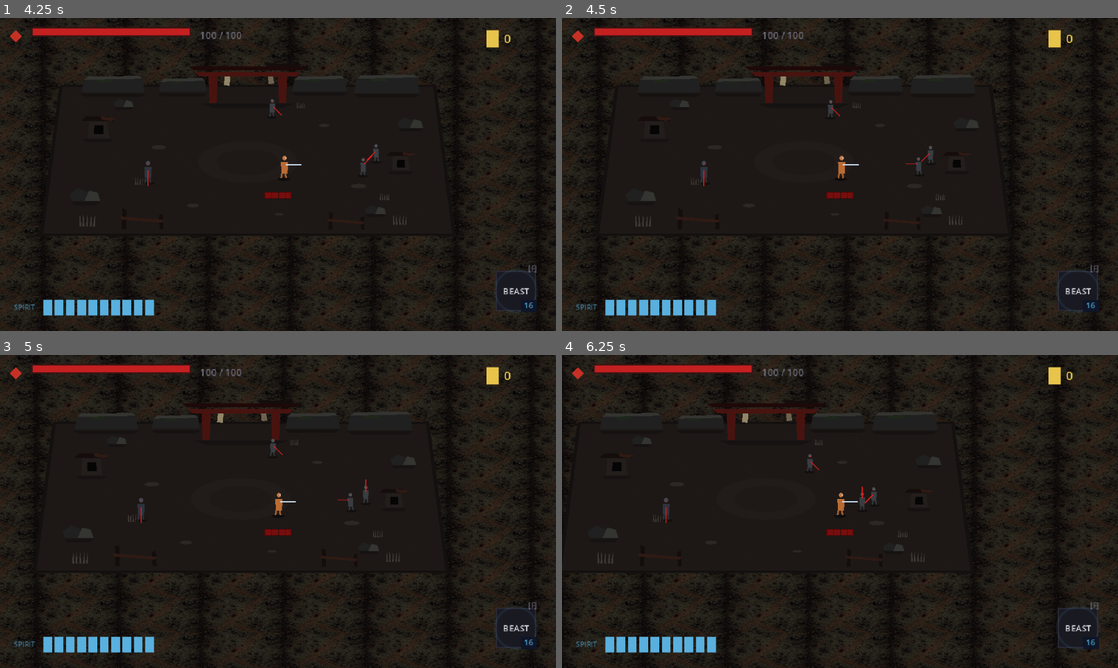
Above: before the commit, frames 1-4 (two rows, left to right).
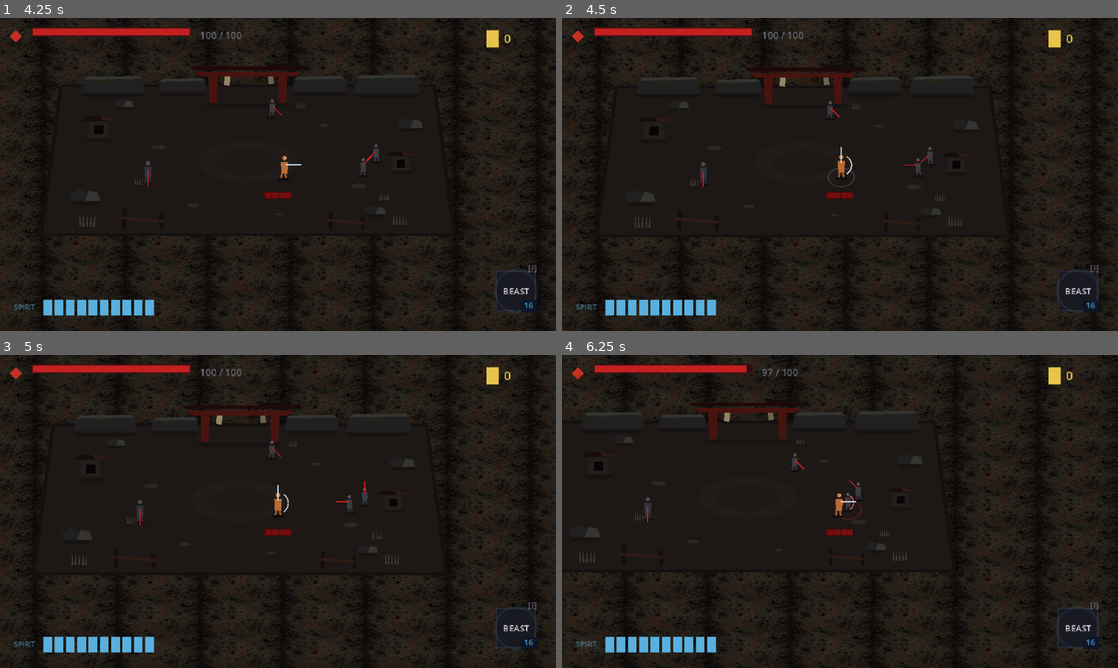
Above: after the commit, the same moments.

Repository: seancl8611/oathbound
Game: Godot game, scene res://TitleScreen/menu.tscn
Two runs of this game, one before a commit and one after it. Both use one fixed random seed, a clock stepped at 60 frames per second and the inputs below. Sound files missing from this copy of the repository are replaced by a short silence.
Inputs (mouse positions are in pixels of both pictures, inside the frame that each line leads up to):
- Up to frame 1 (4.25 s): click "New Game" at 0.5 s; click "Slot 1 • 0h 00m First Attempt…" at 1.25 s; click "Cancel" at 2 s; click "Slot 2 Empty" at 2.75 s; tap Enter (ui_accept) at 3.5, 3.77 s; move the mouse to (400, 158) at 3.52 s; press the mouse at (400, 158) at 3.53 s; hold D (right) from 3.53 s (still down)
- Up to frame 2 (4.5 s): release D (right) at 4.25 s; release the mouse at (962, 158) at 4.25 s; drag from (728, 190) to (940, 161) at 4.27 s
- Up to frame 3 (5 s): no input
- Up to frame 4 (6.25 s): move the mouse to (895, 442) at 5.02 s; hold D (right) 5.03-5.75 s; hold E (interact) 5.03-5.75 s; drag from (812, 574) to (890, 502) at 5.77 s

Frame 1 is identical in both runs. In frame 2, 1.7% of the frame differs, in the area x 0-100%, y 0-100%; in frame 3, 2.6%; in frame 4, 7.7%.
Error before the commit: Parse Error: Assigned value for constant "POLICIES" isn't a constant expression. (res://Core/Combat/PlayerActionMotionPolicy.gd:20)

Commit message:
Fix action motion policy initialization

Diff:
--- a/game/oathbound/Core/Combat/PlayerActionMotionPolicy.gd
+++ b/game/oathbound/Core/Combat/PlayerActionMotionPolicy.gd
@@ -17,7 +17,7 @@
 	"turn_rate_deg": 900.0,
 }
 
-const POLICIES := {
+static var POLICIES: Dictionary = {
 	# Pre-awakening base katana: responsive openers, planted heavy finish.
 	"quick_slash": _policy(0.72, 0.90, 0.58, 0.44, 0.82, 980.0),
 	"cross_cut": _policy(0.70, 0.86, 0.50, 0.38, 0.78, 900.0),
